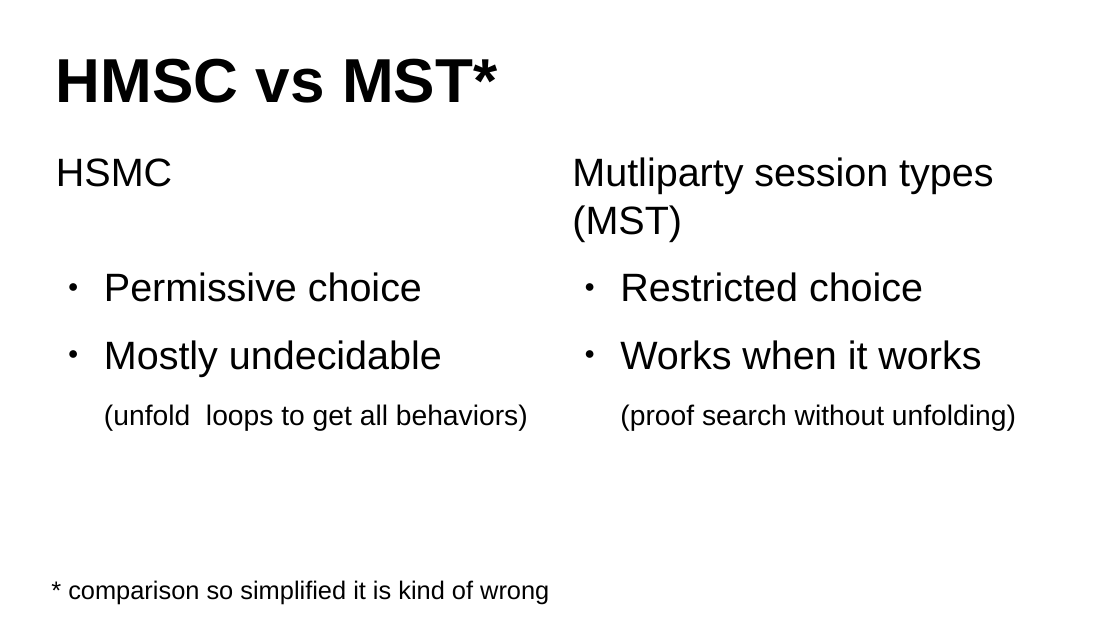
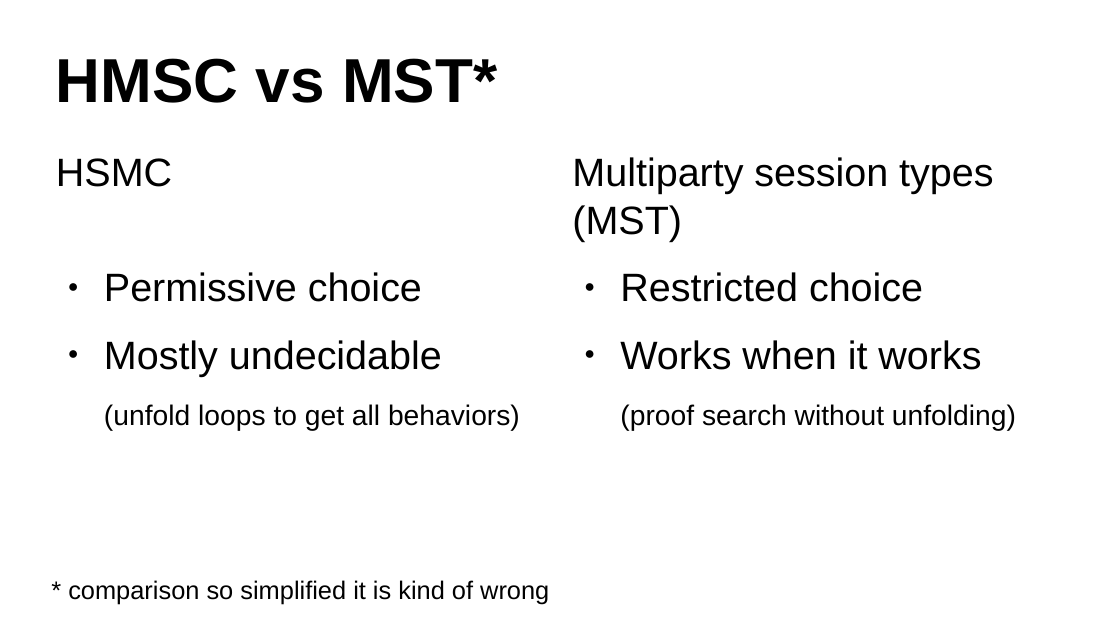
Before and after one commit to dzufferey/presentations, a slide deck: slide 30 of 2020_10_7_MPI_Lightning_Tutorial/McAndMst.odp. Drawn at 1120x630 pixels with LibreOffice and Linux fonts; fonts in the diff are those of the drawing. Boxes give left, top, right and bottom in pixels: in the first picture for what was removed or moved away, otherwise in the second. Text is boxed around its words. In the diff, an @@ line names an element or a change of style, - is before the commit and + after.

```diff
--- a/2020_10_7_MPI_Lightning_Tutorial/McAndMst.odp
+++ b/2020_10_7_MPI_Lightning_Tutorial/McAndMst.odp
@@ text "HSMC" rewrapped from [56, 158, 528, 431] to [56, 158, 520, 431] @@
@@ text at [572, 157, 993, 242]: text changed @@
-Mutliparty session types (MST)
+Multiparty session types (MST)
```
Also in this commit, not shown: 7 other slides changed, 1 other file.
